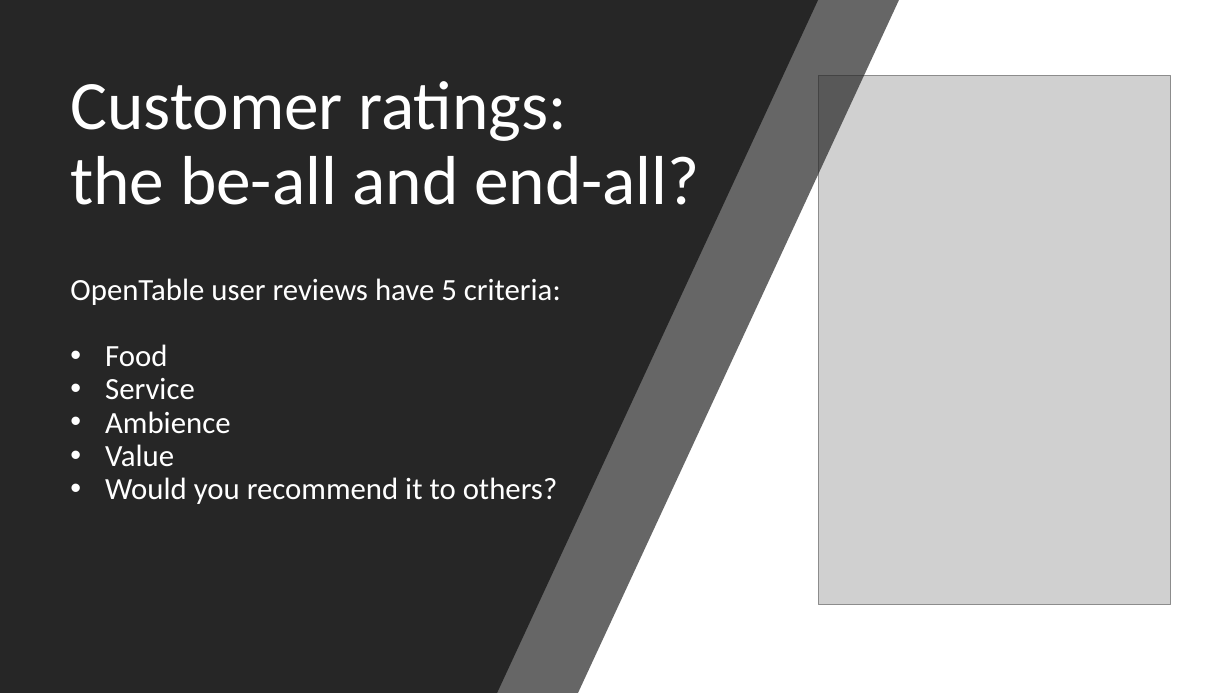
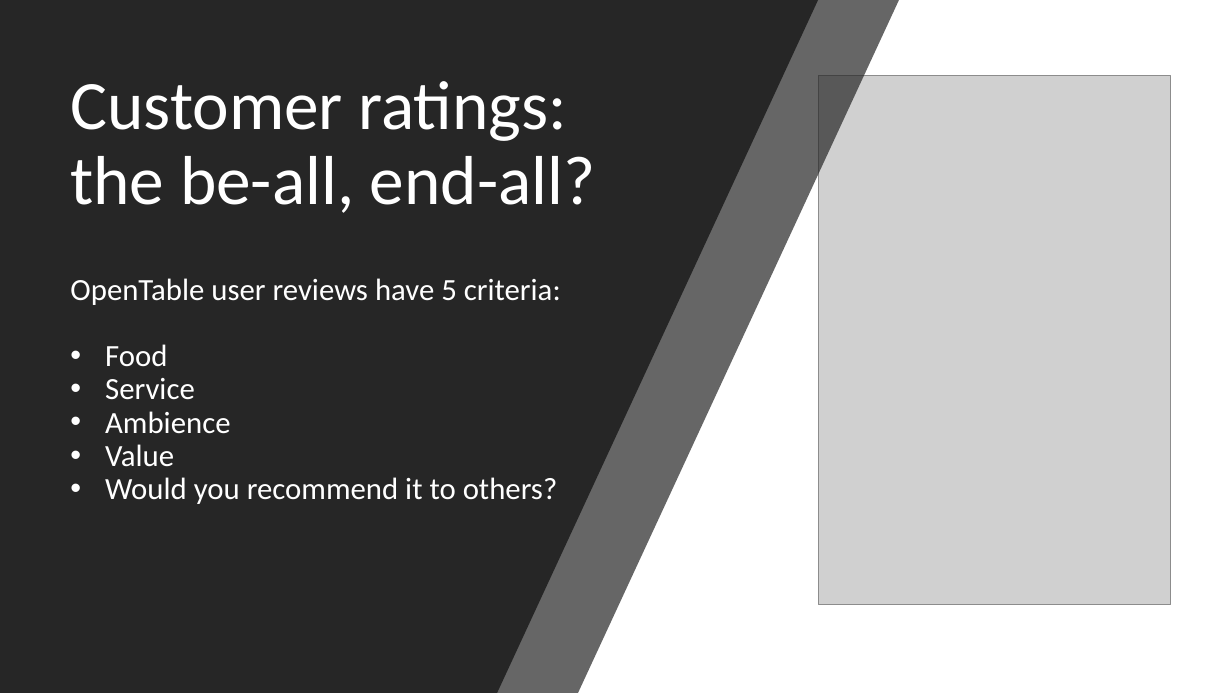
Before and after one commit to faymatt99/opentable_scraping_analysis, a slide deck: slide 11 of opentable_analysis_presentation.pptx. Drawn at 1232x693 pixels with LibreOffice and Linux fonts; fonts in the diff are those of the drawing; grey boxes stand for pictures. Boxes give left, top, right and bottom in pixels: in the first picture for what was removed or moved away, otherwise in the second. Text is boxed around its words. In the diff, an @@ line names an element or a change of style, - is before the commit and + after.

```diff
--- a/opentable_analysis_presentation.pptx
+++ b/opentable_analysis_presentation.pptx
@@ title at (x1=70, y1=81, x2=595, y2=213): text changed @@
-Customer ratings:
-the be-all and end-all?
+Customer ratings:
+the be-all, end-all?
```
Also in this commit, not shown: 15 other slides changed, 2 slides added, 2 slides removed, 2 other files.
